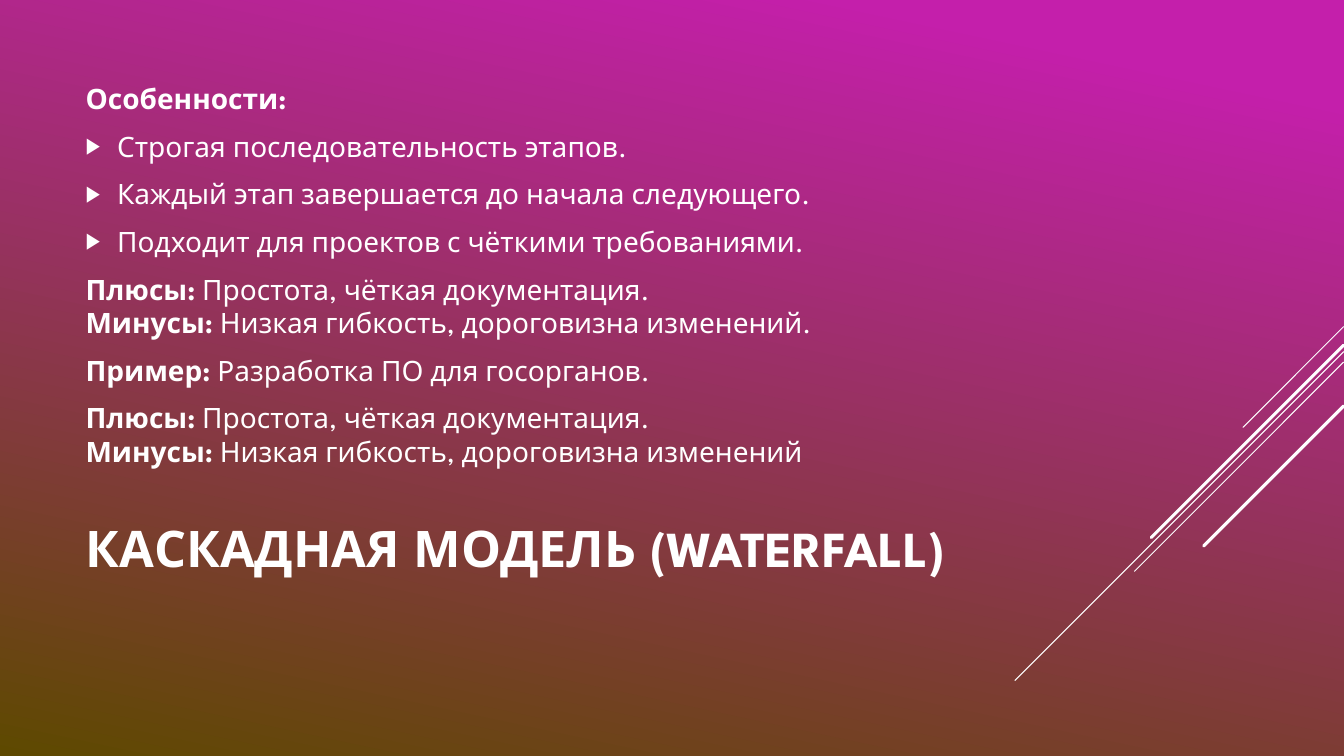
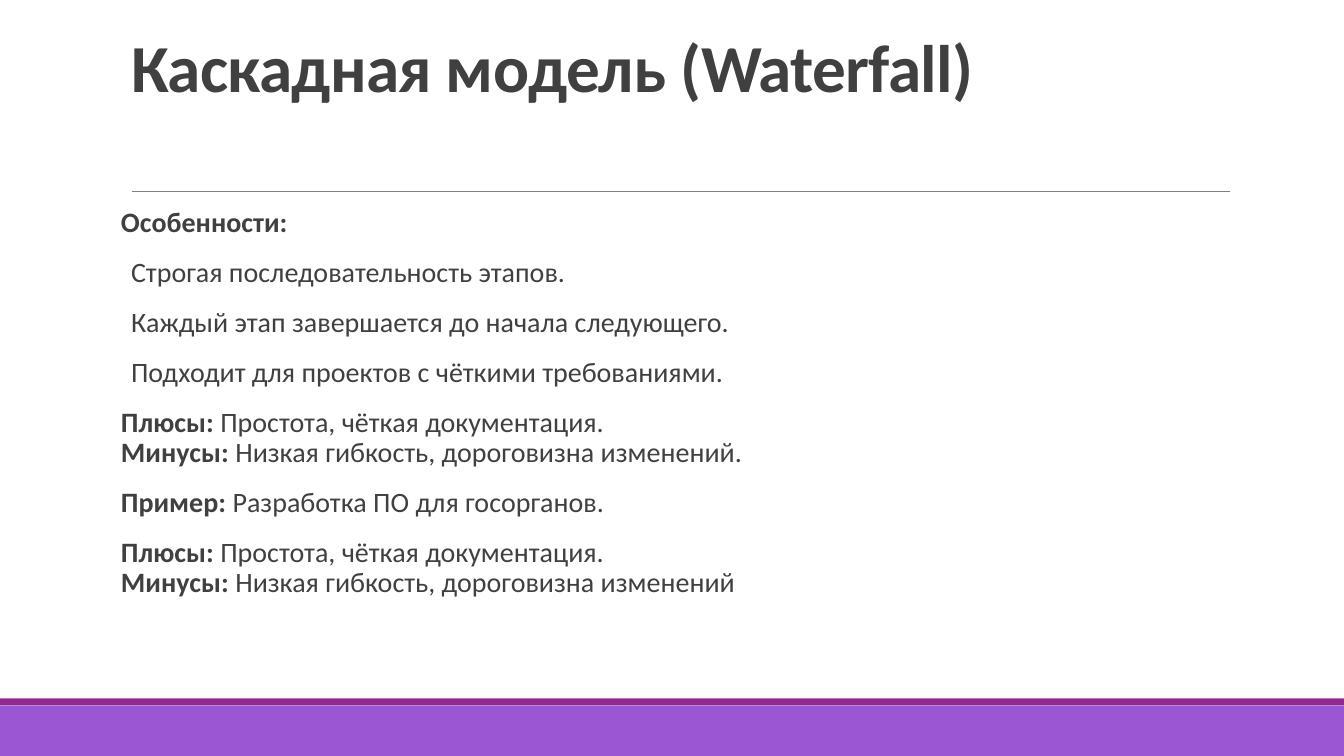
Before and after one commit to ArSu7/-, a slide deck: slide 13 of Жизненный.pptx. Drawn at 1344x756 pixels with LibreOffice and Linux fonts; fonts in the diff are those of the drawing. Boxes give left, top, right and bottom in pixels: in the first picture for what was removed or moved away, otherwise in the second. Text is boxed around its words. In the diff, an @@ line names an element or a change of style, - is before the commit and + after.

```diff
--- a/Жизненный.pptx
+++ b/Жизненный.pptx
@@ background gradient #C51FAB to #5E4A00 to #FFFFFF @@
@@ title "Каскадная модель (Waterfall)" at (131, 42, 973, 103): vertical alignment middle to bottom @@
@@ title at (131, 42, 973, 103): text changed; size 36 to 48 pt; font League Spartan to Calibri; text colour #FFFFFF to #404040 @@
-КАСКАДНАЯ МОДЕЛЬ (WATERFALL)
+Каскадная модель (Waterfall)
@@ text "Особенности:": place and size @@
-text "Особенности:" at (86, 87, 802, 469)
+text "Особенности:" at (121, 212, 742, 597)
@@ text "Особенности:" at (121, 212, 742, 597): font League Spartan to Calibri, text colour #FFFFFF to #404040; line spacing 1 to 0.9; more space between paragraphs; bullet ▶ to  ; bullet colour #FFFFFF to #92278F; vertical alignment middle to top @@
@@ line added from (132, 192) to (1231, 192), #808080 0.5 pt @@
@@ group removed at (1015, 327, 1344, 681): 5 lines @@
@@ rectangle added at (0, 706, 1344, 756), fill #9B57D3 @@
@@ rectangle added at (0, 699, 1344, 706), fill #92278F @@
```
Also in this commit, not shown: 16 other slides changed.
